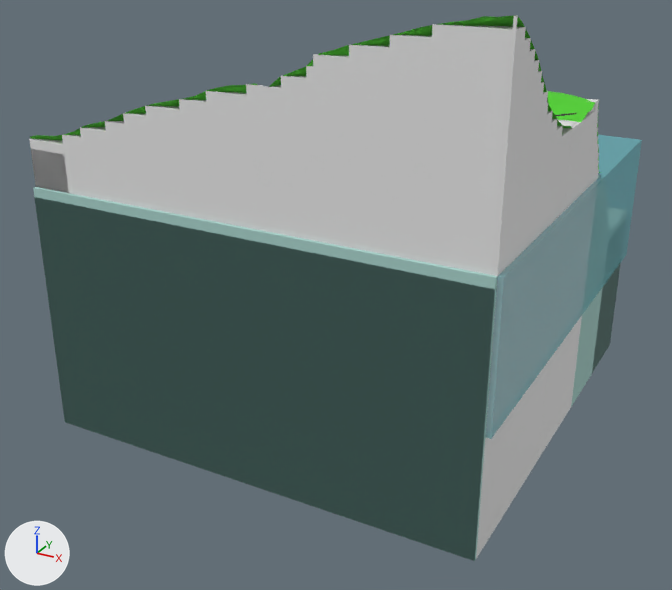
What one commit did to the glTF model 3dMap.gltf.
Before and after are seen from a camera (50 mm lens) standing at (9.36, -18.26, 11.28) and looking at (-0.05, -1.14, 2.72). Arrows for +X, +Y and +Z are at lower left; the lights stay in place. Where no turn or scale is listed for an object, it has been applied to the vertices.

Objects in the first picture: 'Contour-360', 'Contour-380', 'Contour-400', 'Contour-420', 'Contour-440', 'Contour-460', 'Contour-480', 'Contour-500', 'Contour-520', 'Contour-540', 'Contour-560', 'Contour-720', 'Contour-880', 'Contour-900', 'Contour-920', 'Contour-940', 'water'.
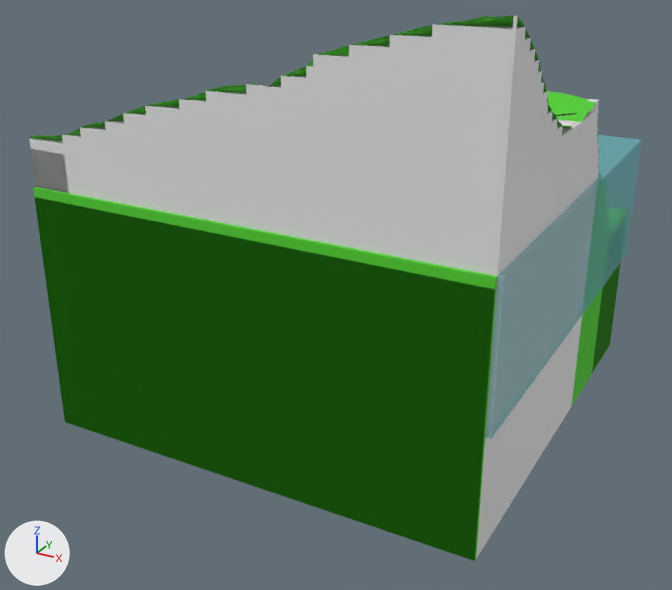
Location of each change, (x1, y1, x2, y2) in pixels of the pictures (672 x 590 px):
'Contour-540', recoloured (cyan to green)
    both: (35, 197, 590, 561)
'Contour-480', recoloured (cyan to green)
    both: (38, 225, 596, 561)
'Contour-560', recoloured (cyan to green)
    both: (33, 187, 583, 560)
'Contour-460', recoloured (cyan to green)
    both: (40, 236, 597, 559)
'Contour-380', recoloured (cyan to green)
    both: (45, 264, 620, 560)
'Contour-520', recoloured (cyan to green)
    both: (36, 206, 593, 557)
'Contour-420', recoloured (cyan to green)
    both: (42, 253, 600, 559)
'Contour-400', recoloured (cyan to green)
    both: (45, 262, 603, 559)
'Contour-500', recoloured (cyan to green)
    both: (37, 216, 595, 504)
'Contour-360', recoloured (cyan to green)
    both: (49, 265, 620, 559)
'Contour-440', recoloured (cyan to green)
    both: (42, 245, 599, 553)

The edits, one by one:
me_cu12_360 has 43 vertices, 82 faces and spans x 0.0..10.0, y -10.0..0.0, z -3.6..0.0.
me_cu12_360 no longer uses material mat_base (cyan #a7d1ca).
me_cu12_360 now uses material mat_greenland (green #53d131).
me_cu15_380 has 52 vertices, 100 faces and spans x 0.0..10.0, y -10.0..0.0, z -3.8..0.0.
me_cu15_380 no longer uses material mat_base (cyan #a7d1ca).
me_cu15_380 now uses material mat_greenland (green #53d131).
me_cu18_400 has 40 vertices, 76 faces and spans x 0.0..10.0, y -10.0..-1.84, z -4.0..0.0.
me_cu18_400 no longer uses material mat_base (cyan #a7d1ca).
me_cu18_400 now uses material mat_greenland (green #53d131).
me_cu9_420 has 40 vertices, 76 faces and spans x 0.0..10.0, y -10.0..-2.06, z -4.2..0.0.
me_cu9_420 no longer uses material mat_base (cyan #a7d1ca).
me_cu9_420 now uses material mat_greenland (green #53d131).
me_cu11_440 has 36 vertices, 68 faces and spans x 0.0..10.0, y -10.0..-2.2, z -4.4..0.0.
me_cu11_440 no longer uses material mat_base (cyan #a7d1ca).
me_cu11_440 now uses material mat_greenland (green #53d131).
me_cu13_460 has 42 vertices, 80 faces and spans x 0.0..10.0, y -10.0..-2.37, z -4.6..0.0.
me_cu13_460 no longer uses material mat_base (cyan #a7d1ca).
me_cu13_460 now uses material mat_greenland (green #53d131).
me_cu16_480 has 44 vertices, 84 faces and spans x 0.0..10.0, y -10.0..-2.48, z -4.8..0.0.
me_cu16_480 no longer uses material mat_base (cyan #a7d1ca).
me_cu16_480 now uses material mat_greenland (green #53d131).
me_cu17_500 has 54 vertices, 104 faces and spans x 0.0..10.0, y -10.0..-2.59, z -5.0..0.0.
me_cu17_500 no longer uses material mat_base (cyan #a7d1ca).
me_cu17_500 now uses material mat_greenland (green #53d131).
me_cu8_520 has 52 vertices, 100 faces and spans x 0.0..10.0, y -10.0..-2.76, z -5.2..0.0.
me_cu8_520 no longer uses material mat_base (cyan #a7d1ca).
me_cu8_520 now uses material mat_greenland (green #53d131).
me_cu10_540 has 62 vertices, 120 faces and spans x 0.0..10.0, y -10.0..-2.98, z -5.4..0.0.
me_cu10_540 no longer uses material mat_base (cyan #a7d1ca).
me_cu10_540 now uses material mat_greenland (green #53d131).
me_cu14_560 has 76 vertices, 148 faces and spans x 0.0..10.0, y -10.0..-3.59, z -5.6..0.0.
me_cu14_560 no longer uses material mat_base (cyan #a7d1ca).
me_cu14_560 now uses material mat_greenland (green #53d131).
